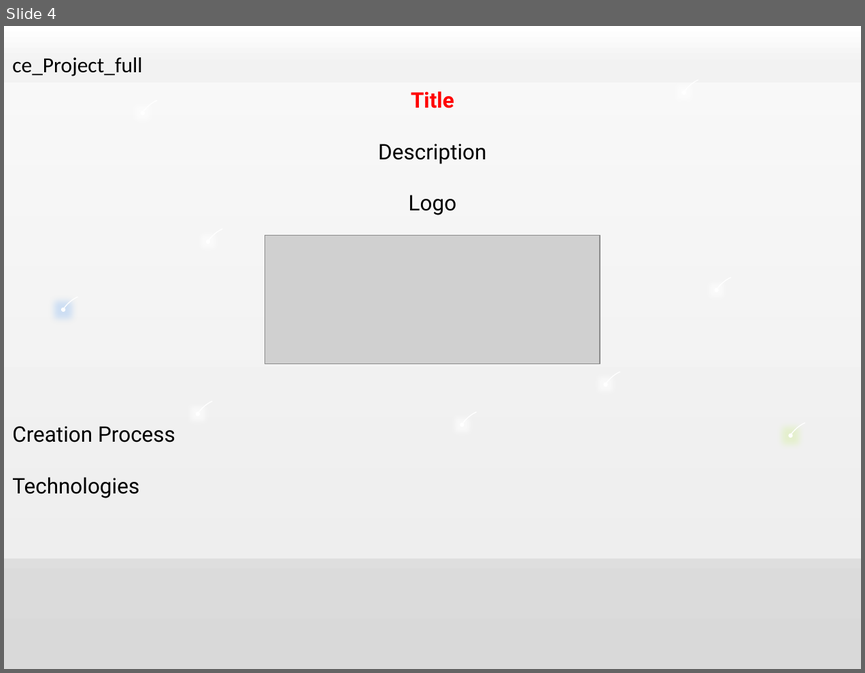
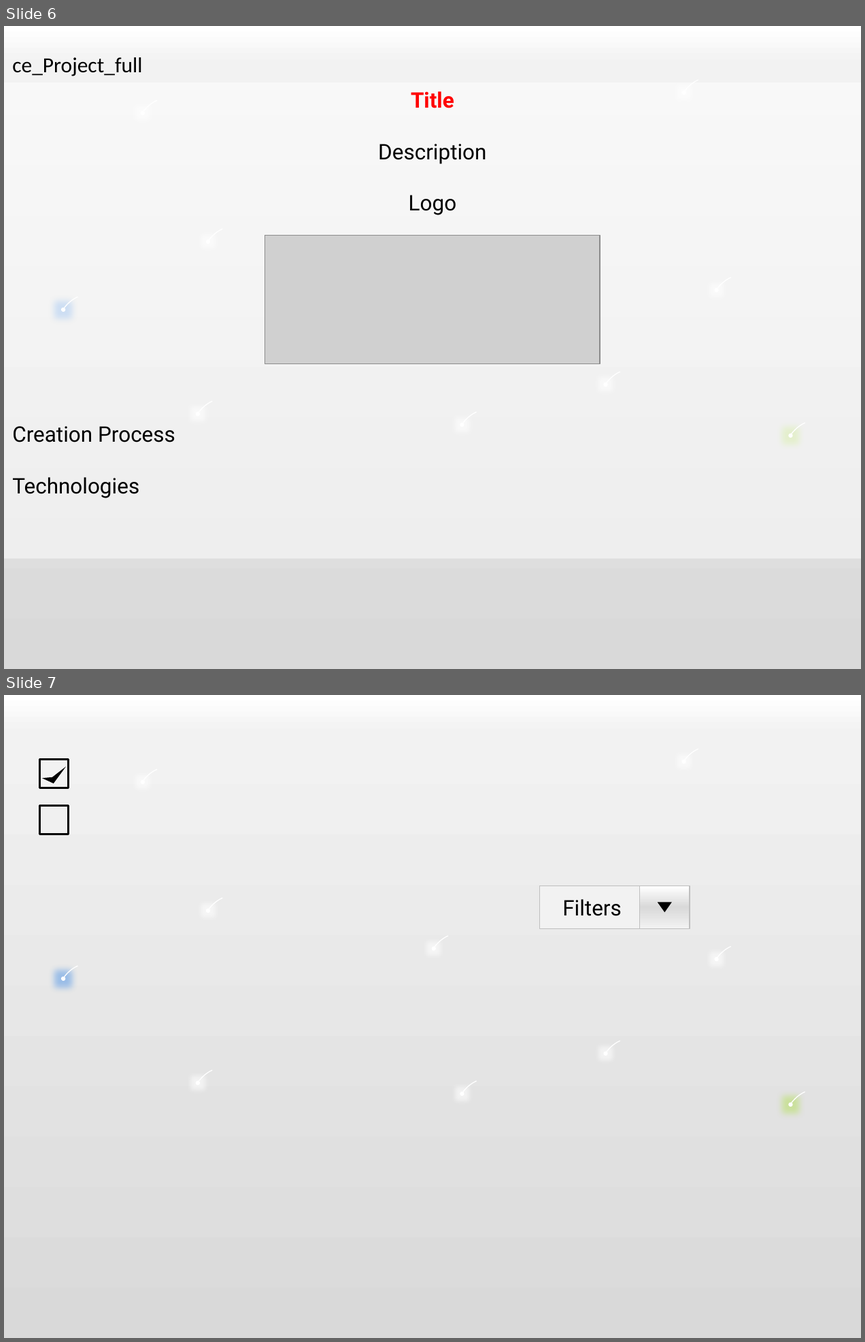
Before and after one commit to OsmarBriones/VidaS2, a slide deck: screens.pptx. Shown one above the other, each under a label of ours: slide 4 before the commit, slides 6 and 7 after it. The pictures are 865x673 and 865x1342 pixels, drawn with LibreOffice and Linux fonts; fonts in the diff are those of the drawing; grey boxes stand for pictures. Boxes give left, top, right and bottom in pixels: in the first picture for what was removed or moved away, otherwise in the second. Text is boxed around its words. In the diff, an @@ line names an element or a change of style, - is before the commit and + after.

```diff
--- a/screens.pptx
+++ b/screens.pptx
@@ slide 7 added at box(4, 695, 861, 1338), background gradient #FFFFFF to #F2F2F2 to #D9D9D9; not listed: 18 template elements that a slide beside it also shows @@
@@ rectangle added at box(40, 759, 68, 787), outline #000000 2 pt @@
@@ freeform shape added at box(43, 759, 66, 785), fill #000000 @@
@@ rectangle added at box(40, 806, 68, 834), outline #000000 2 pt @@
@@ group added at box(540, 886, 689, 929): 2 rectangles, 1 triangle, 1 text @@
+Filters
@@ arc (boxed as its full ellipse) added at box(424, 929, 465, 970), outline #FFFFFF 0.75 pt @@
@@ ellipse added at box(432, 946, 436, 950), fill #FFFFFF @@
@@ what was slide 4 is now slide 6 @@
```
Also in this commit, not shown: 1 slide changed, 3 other slides added, 1 slide removed.
